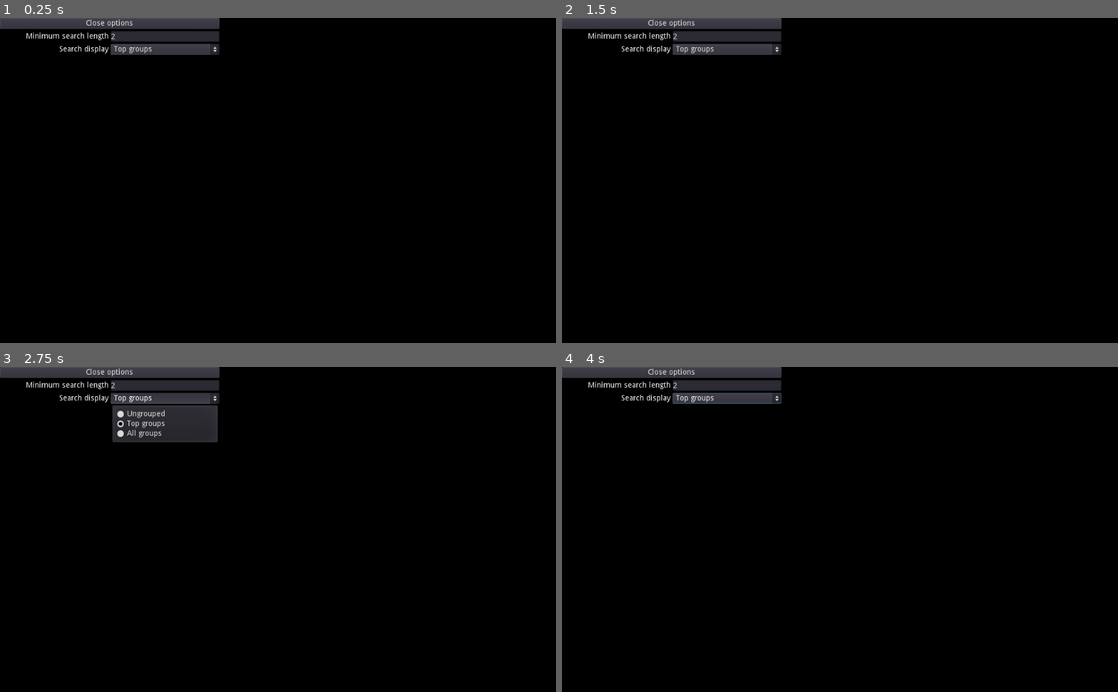
Above: before the commit, frames 1-4 (two rows, left to right).
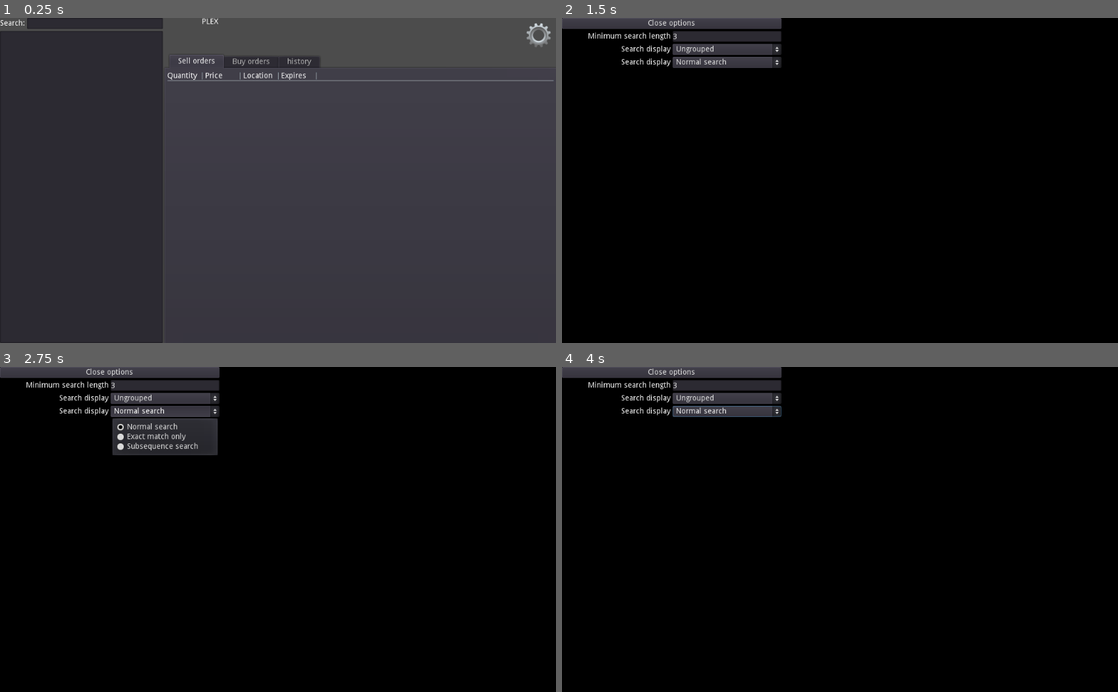
Above: after the commit, the same moments.

Repository: Hirmuolio/Eve-MarGet
Game: Godot game, scene res://main.tscn
Two runs of this game, one before a commit and one after it. Both use one fixed random seed, a clock stepped at 60 frames per second and the inputs below.
Inputs (mouse positions are in pixels of both pictures, inside the frame that each line leads up to):
- Up to frame 1 (0.25 s): no input
- Up to frame 2 (1.5 s): click (656, 24) at 0.52 s; type "12" at 0.6 s; click (1101, 34) at 1.25 s
- Up to frame 3 (2.75 s): click "Top groups" (after the commit: "Normal search") at 2 s
- Up to frame 4 (4 s): click "Top groups" (after the commit: "Normal search") at 2.75 s; click (745, 425) at 3.52 s

The runs differ from the first frame. In frame 1, 98% of the frame differs, in the area x 0-100%, y 0-100%; in frame 2, 0.8%; in frame 3, 1.5%; in frame 4, 0.9%.

Commit message:
search options

Diff:
--- a/main.tscn
+++ b/main.tscn
@@ -79,7 +79,16 @@
 margin_right = 404.0
 margin_bottom = 68.0
 label = "Search display"
+
+[node name="search mode" parent="options/option fields" instance=ExtResource( 7 )]
+anchor_right = 0.0
+anchor_bottom = 0.0
+margin_top = 72.0
+margin_right = 404.0
+margin_bottom = 92.0
+label = "Search display"
 [connection signal="open_options" from="panel container/right_panel" to="options" method="_on_right_panel_open_options"]
 [connection signal="pressed" from="options/option fields/Button" to="options" method="_on_Button_pressed"]
 [connection signal="content_change" from="options/option fields/search length" to="options" method="_on_search_length_content_change"]
 [connection signal="content_change" from="options/option fields/search display" to="options" method="_on_search_display_content_change"]
+[connection signal="content_change" from="options/option fields/search mode" to="options" method="_on_search_mode_content_change"]
--- a/options.gd
+++ b/options.gd
@@ -2,30 +2,33 @@
 
 
 func _ready():
+	hide()
 	$"option fields/search display".add_options( ["Ungrouped", "Top groups", "All groups"] )
-	open_options()
+	$"option fields/search mode".add_options( ["Normal search", "Exact match only", "Subsequence search"] )
+	#open_options()
 	pass
 
 func open_options():
 	$"option fields/search length".set_value( Config.min_search_length )
 	$"option fields/search display".set_value( Config.search_display_mode )
+	$"option fields/search mode".set_value( Config.search_mode )
 	show()
 
 func close_options():
 	hide()
 
-
 func _on_right_panel_open_options():
 	open_options()
+
+func _on_Button_pressed():
+	close_options()
 
 
 func _on_search_length_content_change(new_value):
 	Config.min_search_length = new_value
 
-
 func _on_search_display_content_change(new_value):
 	Config.search_display_mode = new_value
 
-
-func _on_Button_pressed():
-	close_options()
+func _on_search_mode_content_change(new_value):
+	Config.search_mode = new_value
--- a/scenes/config.gd
+++ b/scenes/config.gd
@@ -5,9 +5,10 @@
 var region_id := 10000002 # Jita
 
 # Search
-var flatten_groups := true
-var search_display_mode = 1 # 0 = ungrouped, 1=top grouped, 3=grouoped
-var min_search_length = 2
+#var flatten_groups := true
+var search_display_mode = 0 # 0 = ungrouped, 1=top grouped, 3=grouoped
+var min_search_length = 3
+var search_mode = 0 # 0 = findn(), 1 = matchn() exact match, 2 = is_subsequence_ofi()
 
 
 func _ready():
--- a/scenes/tree/tree_item.gd
+++ b/scenes/tree/tree_item.gd
@@ -9,9 +9,9 @@
 var is_hidden : bool = false
 const is_group : bool = false
 
-# Called when the node enters the scene tree for the first time.
+
 func _ready():
-	pass # Replace with function body.
+	pass
 
 
 func create_item( new_item_id:String):
@@ -21,9 +21,15 @@
 
 func filter( search_term : String ):
 
-	if search_term == "":
+	if search_term.length() < Config.min_search_length:
 		is_hidden = false
-	elif item_name.findn(search_term) > -1:
+	elif Config.search_mode == 0 and item_name.findn(search_term) > -1:
 		is_hidden = false
+	elif Config.search_mode == 1 and item_name.matchn(search_term):
+		is_hidden = false
+	elif Config.search_mode == 2 and search_term.is_subsequence_ofi(item_name):
+		is_hidden = false
+	elif Config.search_mode > 2:
+		print( "Invalid search methord")
 	else:
 		is_hidden = true
